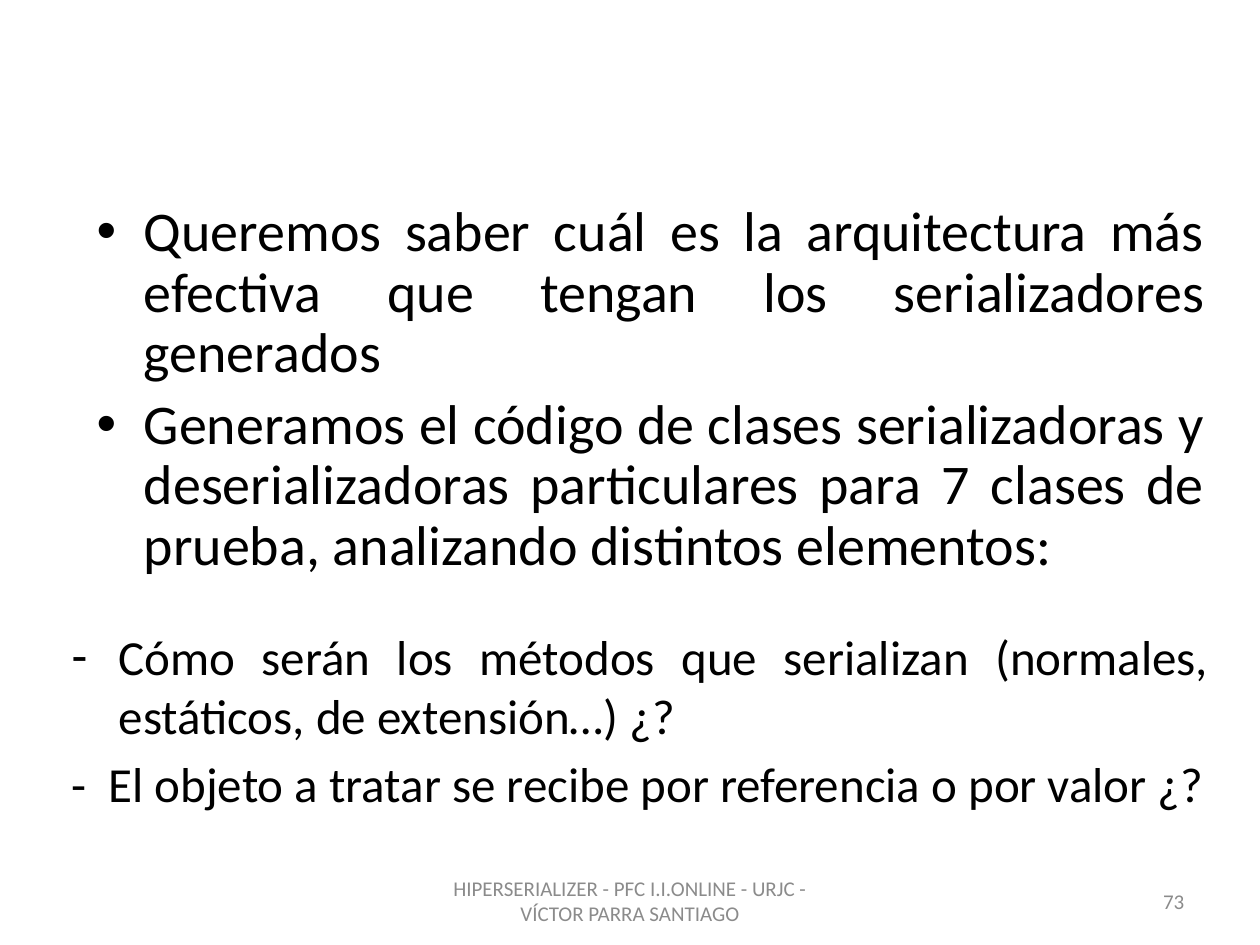
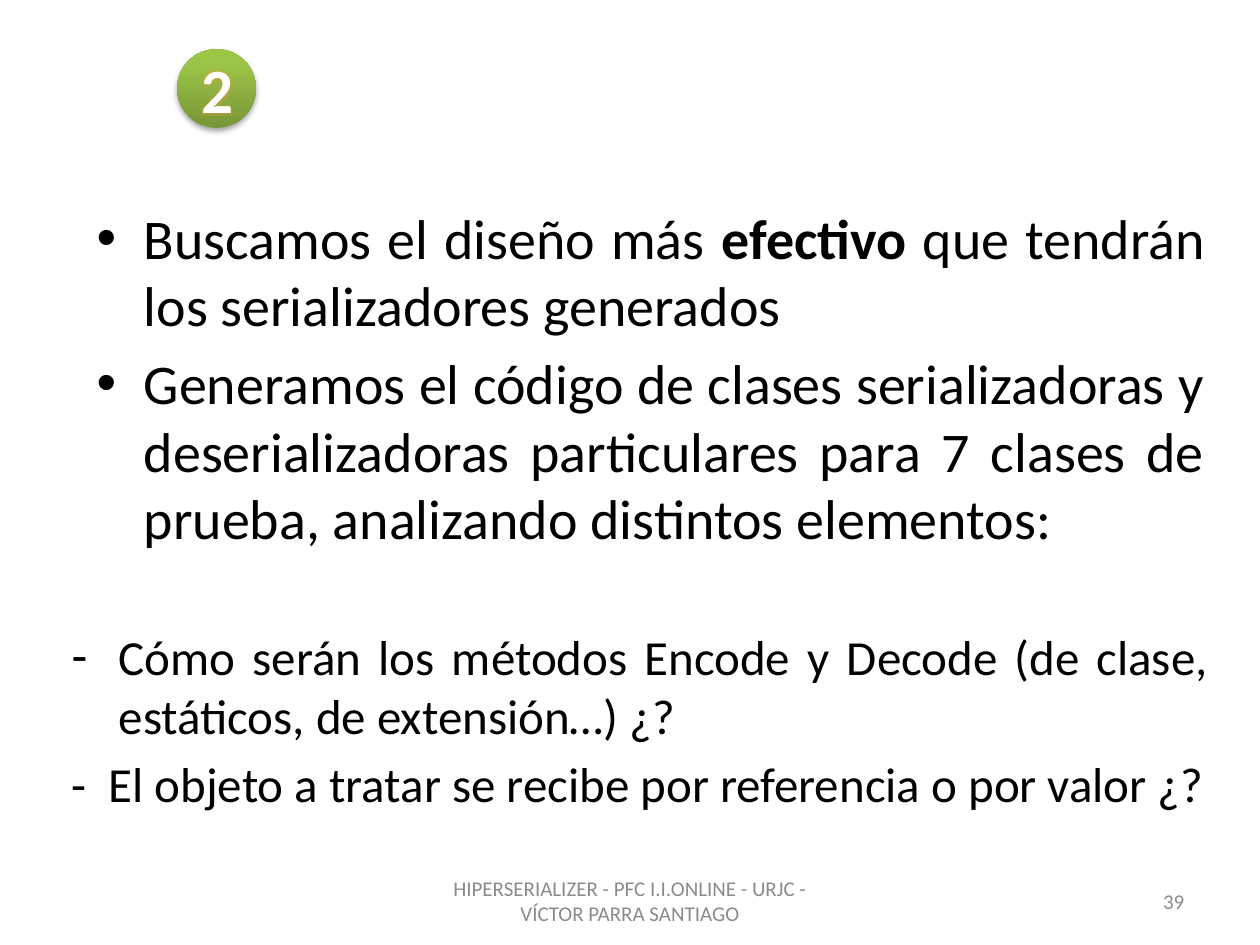
Before and after one commit to vitiparra/ProyectoFinDeCarrera, a slide deck: slide 39 of Memoria/PFC HiperSerializer OK.pptx (slide 73 before the commit). Drawn at 1260x945 pixels with LibreOffice and Linux fonts; fonts in the diff are those of the drawing; background and template pictures are left out. Boxes give left, top, right and bottom in pixels: in the first picture for what was removed or moved away, otherwise in the second. Text is boxed around its words. In the diff, an @@ line names an element or a change of style, - is before the commit and + after.

```diff
--- a/Memoria/PFC HiperSerializer OK.pptx
+++ b/Memoria/PFC HiperSerializer OK.pptx
@@ title removed at (x1=63, y1=0, x2=1197, y2=158) @@
-Fase 2
@@ text added at (x1=63, y1=10, x2=1197, y2=168), 44 pt, text #FFFFFF @@
+DISEÑOS DEL CÓDIGO
@@ ellipse added at (x1=178, y1=49, x2=257, y2=129), fill gradient #779737 to #9BC348 to #9DC746, 36 pt, text #FFFEFE, bold @@
+2
@@ text at (x1=144, y1=219, x2=1204, y2=336): text changed @@
-• Queremos saber cuál es la arquitectura más efectiva que tengan los serializadores generados
+• Buscamos el diseño más efectivo que tendrán los serializadores generados
@@ text at (x1=144, y1=365, x2=1203, y2=548): line spacing 0.9 to 1 @@
@@ text at (x1=119, y1=639, x2=1208, y2=741): text changed @@
-– Cómo serán los métodos que serializan (normales, estáticos, de extensión…) ¿?
+– Cómo serán los métodos Encode y Decode (de clase, estáticos, de extensión…) ¿?
@@ page number at (x1=1163, y1=895, x2=1184, y2=909): text changed @@
-73
+39
```
Also in this commit, not shown: 16 other slides changed, 1 slide added, 45 slides removed, 1 other file.
